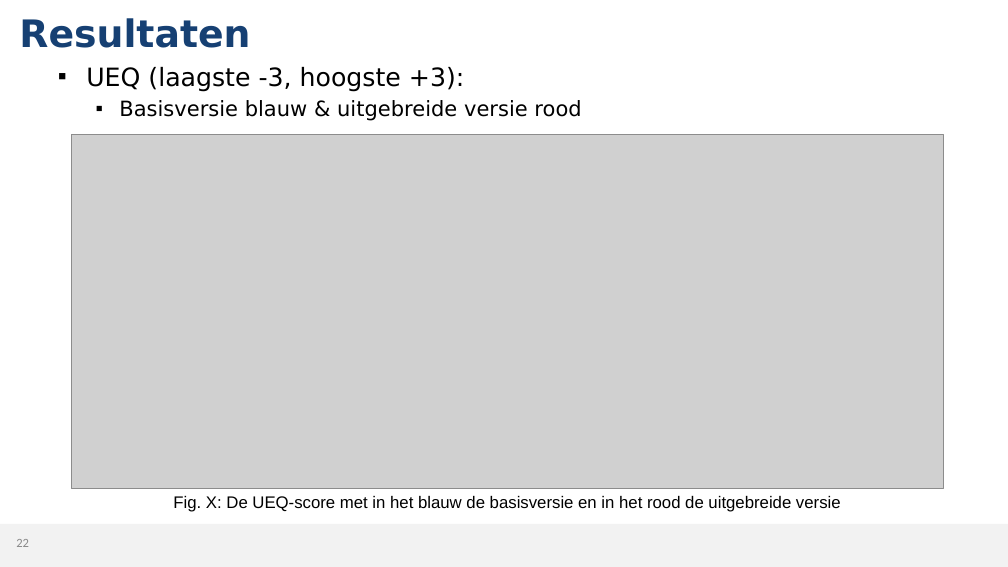
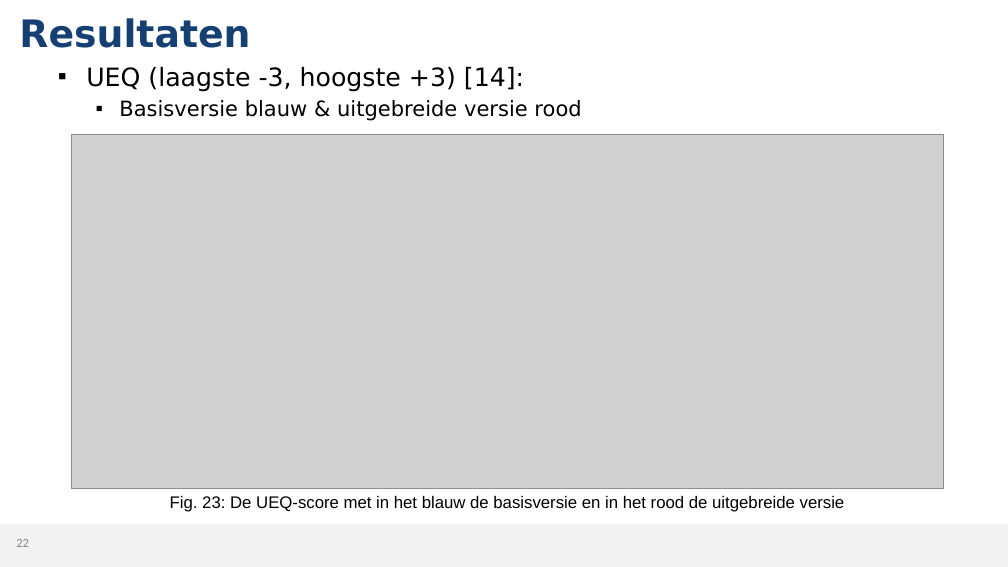
Before and after one commit to MikaG-1952764/masterproef, a slide deck: slide 22 of MP2526_Verdediging.pptx. Drawn at 1008x567 pixels with LibreOffice and Linux fonts; fonts in the diff are those of the drawing; grey boxes stand for pictures; background and template pictures are left out. Boxes give left, top, right and bottom in pixels: in the first picture for what was removed or moved away, otherwise in the second. Text is boxed around its words. In the diff, an @@ line names an element or a change of style, - is before the commit and + after.

```diff
--- a/MP2526_Verdediging.pptx
+++ b/MP2526_Verdediging.pptx
@@ text at <box>86,67,524,92</box>: text changed @@
-▪ UEQ (laagste -3, hoogste +3):
+▪ UEQ (laagste -3, hoogste +3) [14]:
@@ text at <box>170,496,845,512</box>: text changed @@
-Fig. X: De UEQ-score met in het blauw de basisversie en in het rood de uitgebreide versie
+Fig. 23: De UEQ-score met in het blauw de basisversie en in het rood de uitgebreide versie
```
Also in this commit, not shown: 13 other slides changed, 1 other file.
